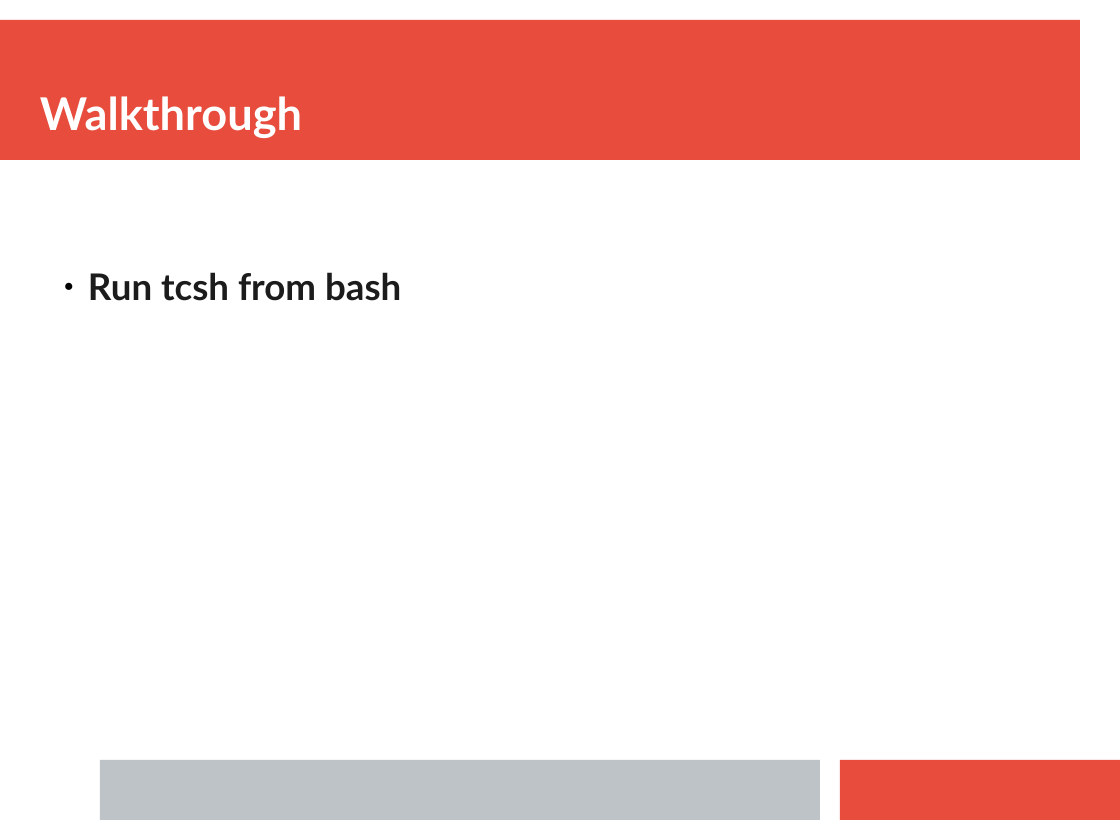
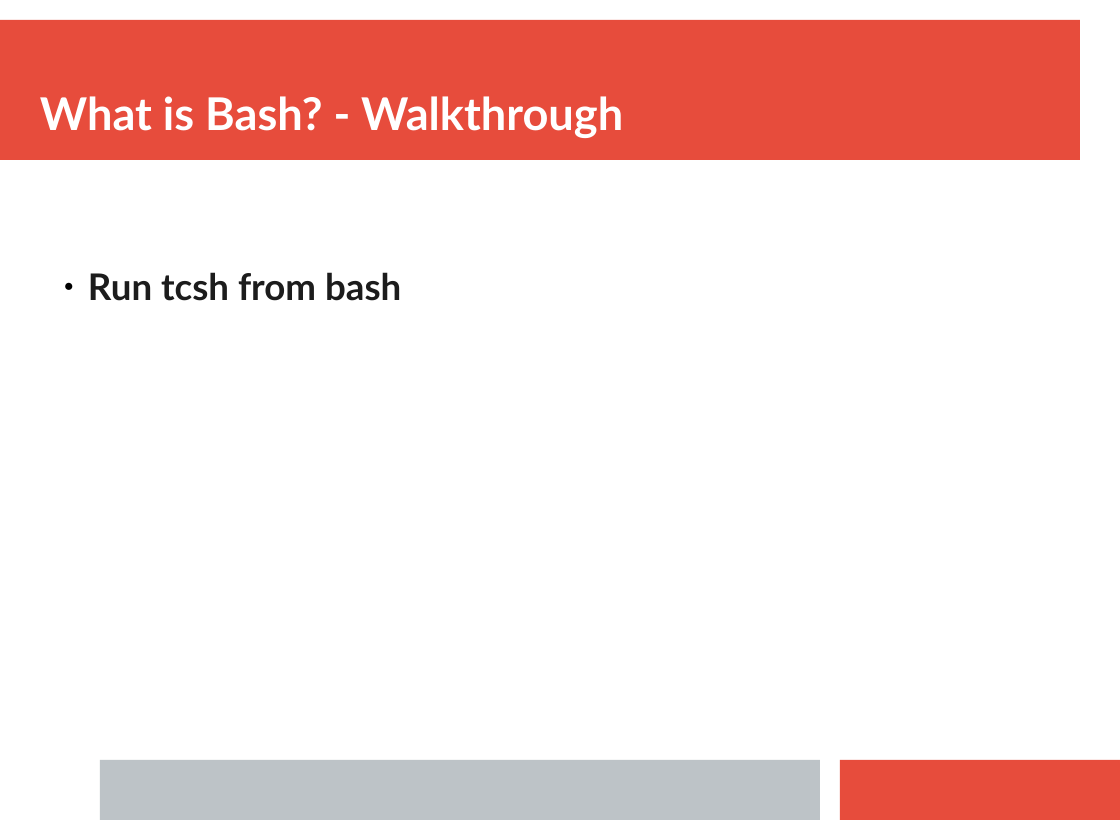
Before and after one commit to ianmiell/introduction-to-bash, a slide deck: slide 17 of slides/introduction_to_bash.pptx. Drawn at 1120x840 pixels with LibreOffice and Linux fonts; fonts in the diff are those of the drawing. Boxes give left, top, right and bottom in pixels: in the first picture for what was removed or moved away, otherwise in the second. Text is boxed around its words. In the diff, an @@ line names an element or a change of style, - is before the commit and + after.

```diff
--- a/slides/introduction_to_bash.pptx
+++ b/slides/introduction_to_bash.pptx
@@ text at (40,96,623,138): text changed @@
-Walkthrough
+What is Bash? - Walkthrough
```
Also in this commit, not shown: 43 other slides changed, 1 slide added, 10 slides removed, 27 other files.
